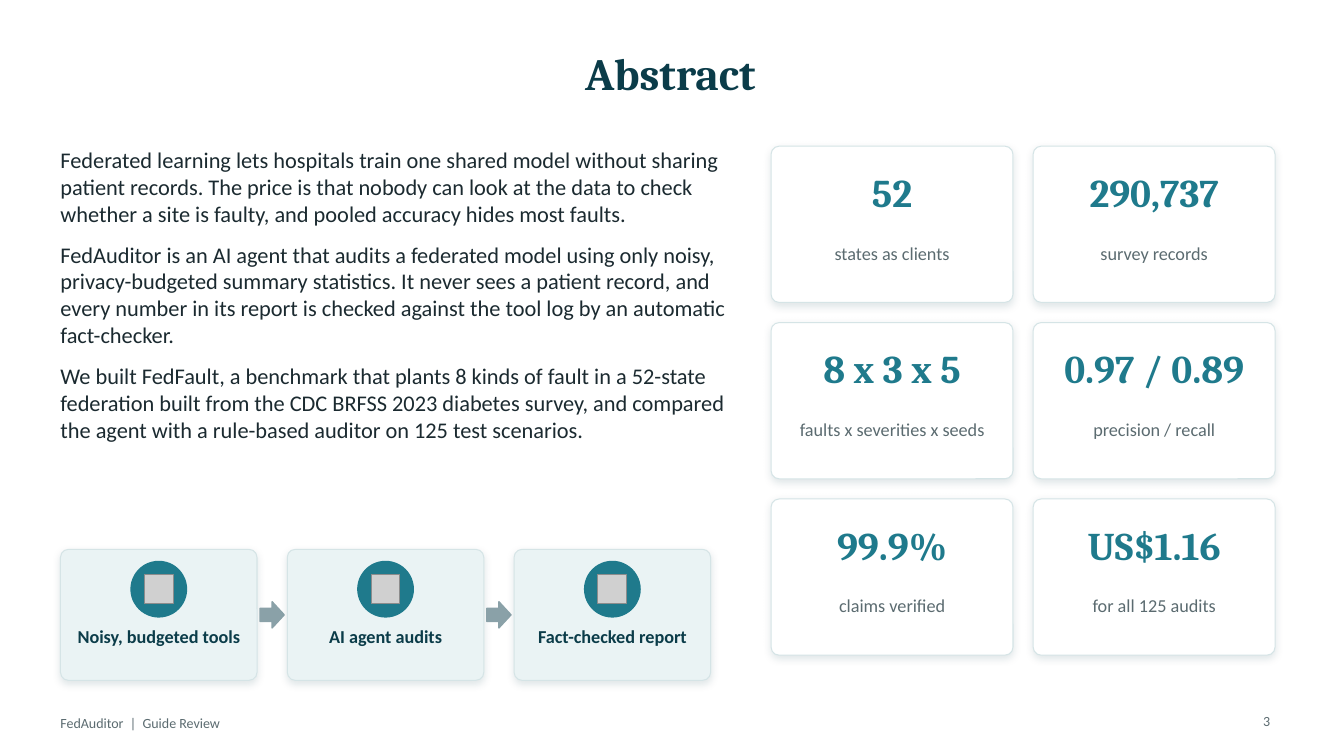
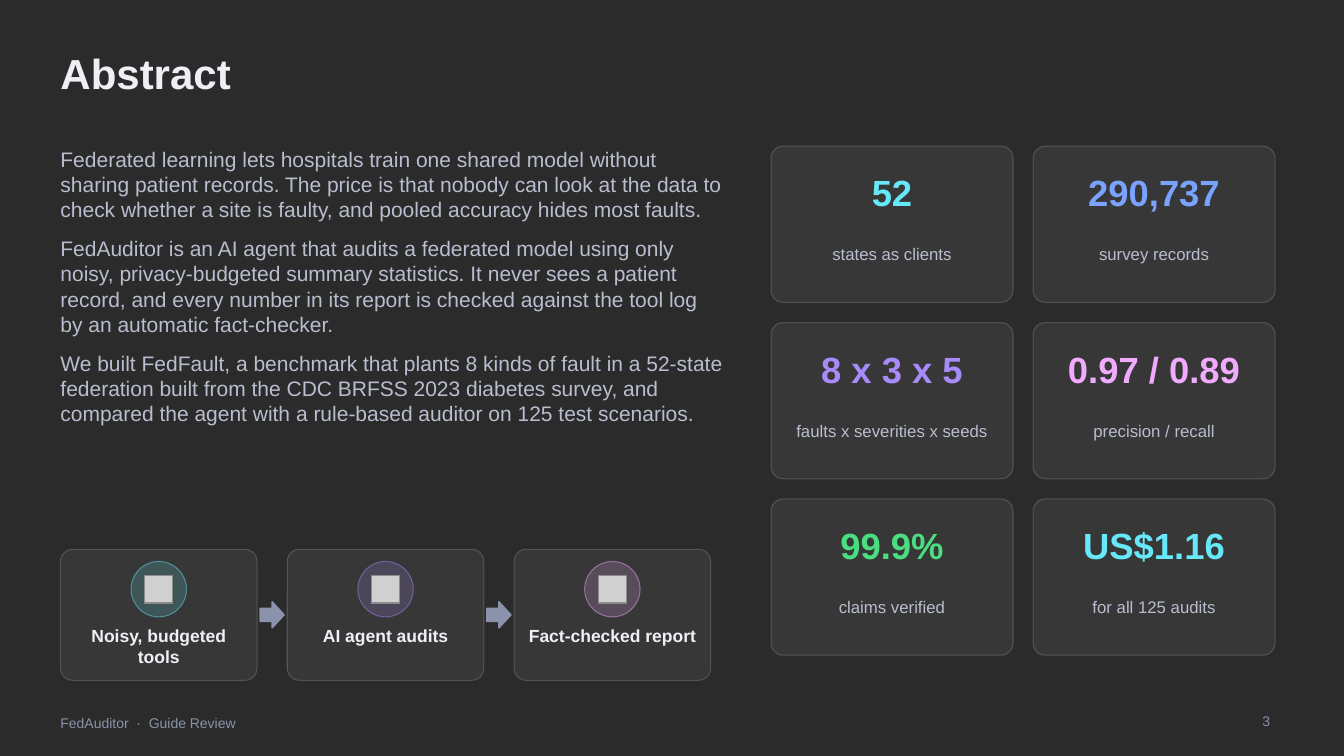
Before and after one commit to sanjayimmanuel24/Fedauditor, a slide deck: slide 3 of docs/presentation/FedAuditor_Guide_Review.pptx. Drawn at 1344x756 pixels with LibreOffice and Linux fonts; fonts in the diff are those of the drawing; grey boxes stand for pictures; background and template pictures are left out; a plain dark background stands for a picture behind light text. Boxes give left, top, right and bottom in pixels: in the first picture for what was removed or moved away, otherwise in the second. Text is boxed around its words. In the diff, an @@ line names an element or a change of style, - is before the commit and + after.

```diff
--- a/docs/presentation/FedAuditor_Guide_Review.pptx
+++ b/docs/presentation/FedAuditor_Guide_Review.pptx
@@ background #FFFFFF to picture (left out) @@
@@ title "Abstract" at (60, 58, 230, 90): size 32 to 30 pt, font Cambria to Arial, text colour #0B3C49 to #EEF0F6; alignment centre to left @@
@@ text "Federated learning lets hospitals train ..." at (60, 152, 722, 426): size 16 to 15 pt, font Calibri to Arial, text colour #1B2A30 to #B9BECF @@
@@ text "52" at (872, 180, 912, 207): size 28 to 26 pt, font Cambria to Arial, text colour #1F7A8C to #67E8F9 @@
@@ text "290,737" at (1088, 180, 1219, 212): size 28 to 26 pt, font Cambria to Arial, text colour #1F7A8C to #7AA2FF @@
@@ text "8 x 3 x 5" at (821, 357, 962, 384): size 28 to 26 pt, font Cambria to Arial, text colour #1F7A8C to #A78BFA @@
@@ text "0.97 / 0.89" at (1068, 357, 1240, 384): size 28 to 26 pt, font Cambria to Arial, text colour #1F7A8C to #F0ABFC @@
@@ fill #FFFFFF to #FFFFFF at 6% opacity; outline #D5E4E6 0.75 pt to #FFFFFF 0.75 pt; shadow off; proportions changed in 6 elements at (771, 146, 1013, 302), (1033, 146, 1275, 302), (771, 323, 1013, 479), (1033, 323, 1275, 479), (771, 499, 1013, 655), (1033, 499, 1275, 655) @@
@@ text "99.9%" at (840, 533, 943, 560): size 28 to 26 pt, font Cambria to Arial, text colour #1F7A8C to #4ADE80 @@
@@ text "US$1.16" at (1083, 532, 1225, 562): size 28 to 26 pt, font Cambria to Arial, text colour #1F7A8C to #67E8F9 @@
@@ ellipse at (131, 562, 187, 617): fill #1F7A8C to #67E8F9 at 18% opacity; outline #1F7A8C 1 pt to #67E8F9 0.75 pt @@
@@ ellipse at (358, 562, 413, 617): fill #1F7A8C to #A78BFA at 18% opacity; outline #1F7A8C 1 pt to #A78BFA 0.75 pt @@
@@ fill #EAF3F4 to #FFFFFF at 6% opacity; outline #D5E4E6 0.75 pt to #FFFFFF 0.75 pt; shadow off; proportions changed in 3 elements at (60, 549, 257, 681), (287, 549, 484, 681), (514, 549, 711, 681) @@
@@ ellipse at (585, 562, 640, 617): fill #1F7A8C to #F0ABFC at 18% opacity; outline #1F7A8C 1 pt to #F0ABFC 0.75 pt @@
@@ size 13 to 12 pt, font Calibri to Arial, text colour #5B6B70 to #B9BECF in 6 elements at (832, 248, 952, 260), (1099, 248, 1209, 264), (796, 425, 988, 437), (1093, 425, 1215, 441), (839, 601, 945, 613), (1092, 601, 1216, 613) @@
@@ right arrow at (260, 602, 284, 628): fill #8AA1A8 to #8A93AB; outline #8AA1A8 1 pt to #8A93AB 1 pt @@
@@ right arrow at (487, 602, 511, 628): fill #8AA1A8 to #8A93AB; outline #8AA1A8 1 pt to #8A93AB 1 pt @@
@@ size 13 to 12.5 pt, font Calibri to Arial, text colour #0B3C49 to #EEF0F6 in 3 elements at (91, 629, 226, 663), (323, 629, 448, 646), (529, 629, 695, 646) @@
@@ text at (60, 718, 236, 728): text changed; font Calibri to Arial; text colour #5B6B70 to #8A93AB @@
-FedAuditor | Guide Review
+FedAuditor · Guide Review
@@ page number at (1262, 716, 1270, 726): font Calibri to Arial, text colour #5B6B70 to #8A93AB @@
```
Also in this commit, not shown: 11 other slides changed, 24 other files.
